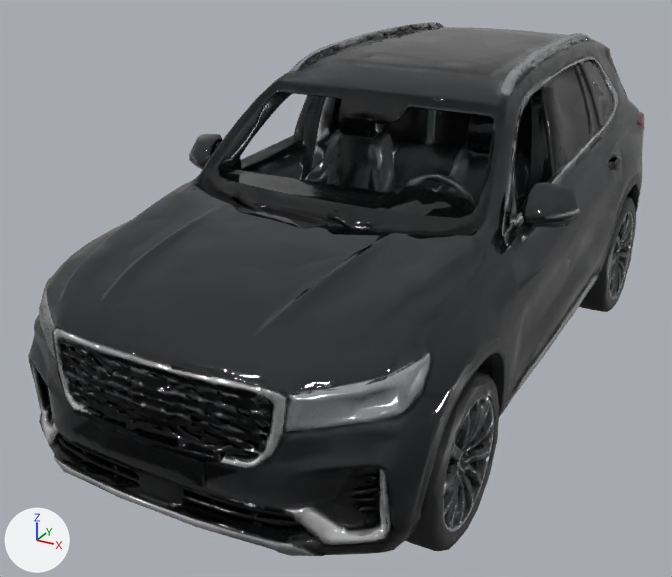
The glTF model public/star/drive3d/car-suv.glb: old version first, new version second.
Before and after are seen from a 50 mm camera at (2.22, -4.93, 2.85) aimed at (-0.29, -0.37, 0.57). The axes (+X, +Y, +Z) are drawn at lower left. The lights are the same throughout. The picture after the commit comes second. Where no turn or scale is listed for an object, it has been applied to the vertices. Vertices at exactly the same position are counted once.

Names of what the first picture shows: 'body', 'wheel_FL_mesh', 'wheel_RL_mesh'.
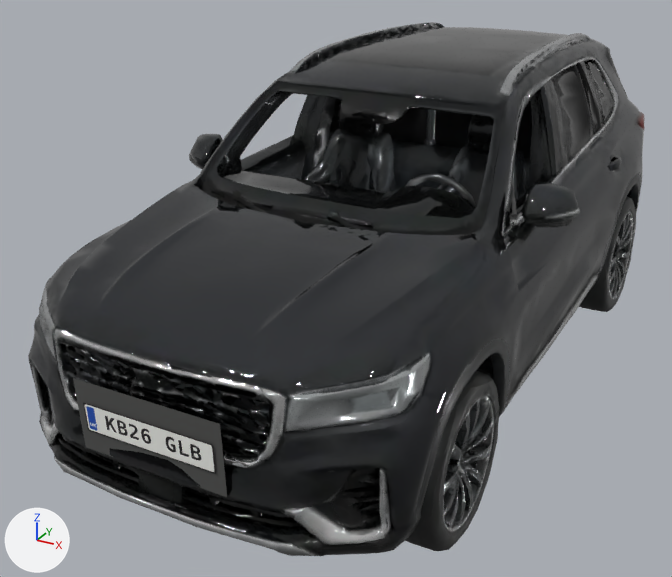
Where the newer file only moved an object's origin or applied its transform, the numbers keep the older frame.

Patch to the scene script:
```diff
--- a/public/star/drive3d/car-suv.glb.py
+++ b/public/star/drive3d/car-suv.glb.py
@@ img_plate @@
+img_plate = load_image('plate', '_unpacked/plate', 1024, 440, 'sRGB')
@@ mat_plate @@
+mat_plate = principled_material('plate')
+mat_plate.texture = img_plate
+mat_plate.roughness = 0.45
@@ me_body @@
 # used by ob_body; location = (0.0, 0.0, 0.999)
-me_body.from_pydata(...)  # 10749 vertices, 21092 faces; spans x -1.17..1.17, y -2.47..2.47, z -0.94..0.94
+me_body.from_pydata(...)  # 10803 vertices, 21144 faces; spans x -1.17..1.17, y -2.49..2.47, z -0.98..0.94
+# me_body part 1: 33 vertices moved from x -0.98..1.01, y -2.21..-0.92, z -0.73..0.03 to x -0.98..0.97, y -2.21..-0.92, z -0.73..0.04; 27 vertices removed from x -1.03..1.03, y -2.41..-1.29, z -0.88..-0.18; 60 vertices added at x -1.03..1.04, y -2.49..-1.1, z -0.98..-0.04
+# me_body part 2: 18 vertices moved from x -1.0..0.7, y 0.92..2.03, z -0.54..0.61 to x -0.97..0.7, y 0.93..2.03, z -0.54..0.61; 21 vertices removed from x -0.97..0.94, y 1.26..1.88, z -0.77..-0.28; 43 vertices added at x -1.03..1.04, y 1.03..2.43, z -0.91..0.2
+# other edits to the shape of me_body do not show in these pictures
 me_body.materials.append(mat_tripo_material_dad4ae34_9917_4c7d_b655_1cde7af19d59)
 me_body.materials.append(mat_arch_liner)
+me_body.materials.append(mat_plate)  # picture img_plate
```

What differs and where, as boxes (x1, y1, x2, y2) in the pictures (672 x 577 px; the box of a moved part takes in the faces that stretch with it):
part 1 of me_body, moved or reshaped (mostly hidden before)
    before: (219, 441, 478, 521)
    after: (73, 368, 499, 543)
part 2 of me_body, moved or reshaped (not visible before)
    after: (606, 60, 635, 303)
